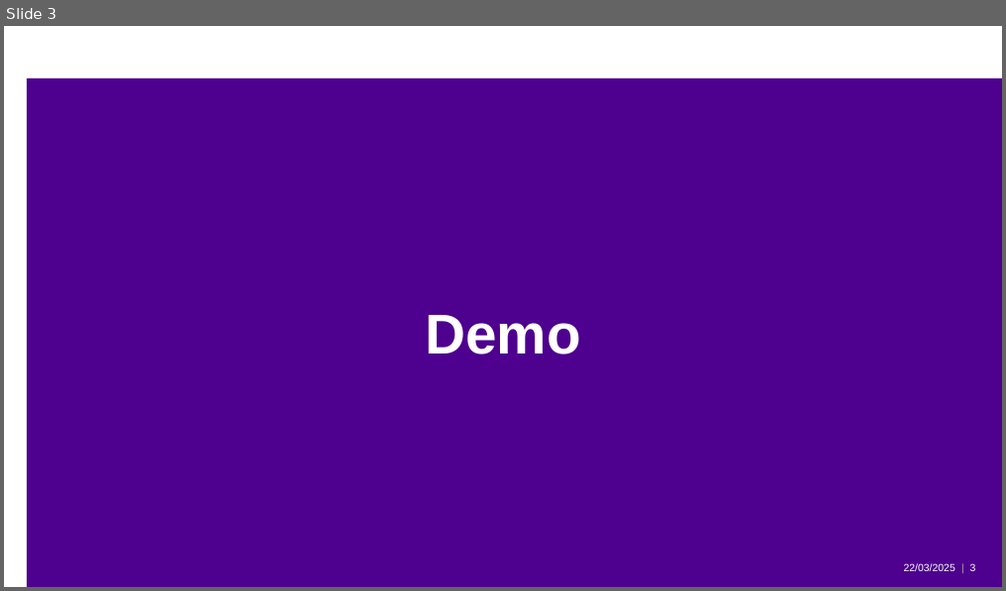
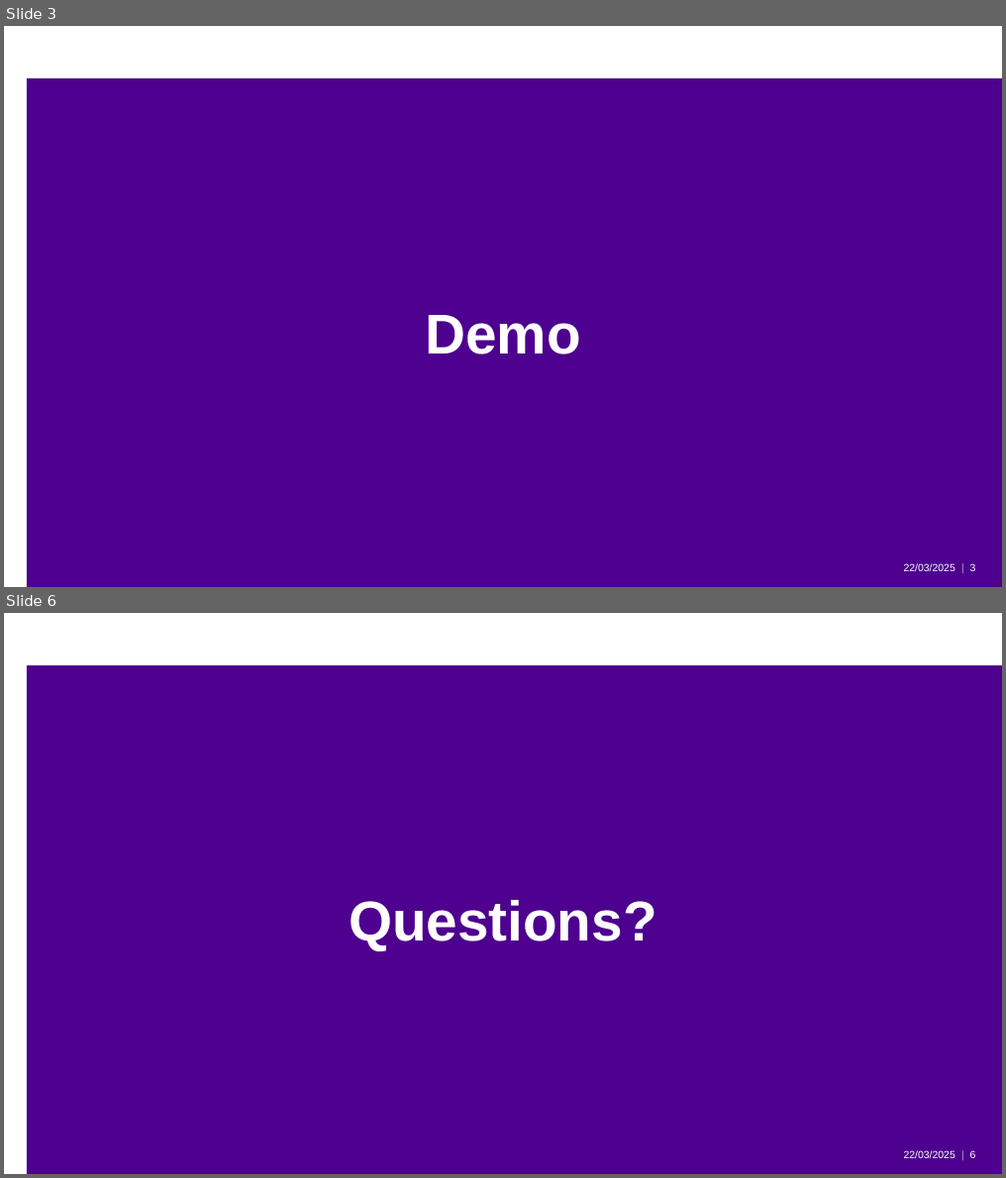
Before and after one commit to taskijanne/capstone, a slide deck: Presentation.pptx. Shown one above the other, each under a label of ours: slide 3 before the commit, slides 3 and 6 after it; the slides between them are not shown. The pictures are 1006x591 and 1006x1178 pixels, drawn with LibreOffice and Linux fonts; fonts in the diff are those of the drawing; background and template pictures are left out. Boxes give left, top, right and bottom in pixels: in the first picture for what was removed or moved away, otherwise in the second. Text is boxed around its words. In the diff, an @@ line names an element or a change of style, - is before the commit and + after.

```diff
--- a/Presentation.pptx
+++ b/Presentation.pptx
@@ slide 6 added at [4, 613, 1002, 1174], background #FFFFFF; not listed: 1 template element that a slide beside it also shows @@
@@ title added at [349, 900, 657, 951], 54 pt, text #FFFFFF, bold @@
+Questions?
@@ text added at [904, 1151, 955, 1158], 10 pt, text #FFFFFF @@
+22/03/2025
@@ page number added at [970, 1151, 976, 1158], 10 pt, text #A6A6A6 @@
+| 6
```
Also in this commit, not shown: 1 slide changed, 1 other slide added.
